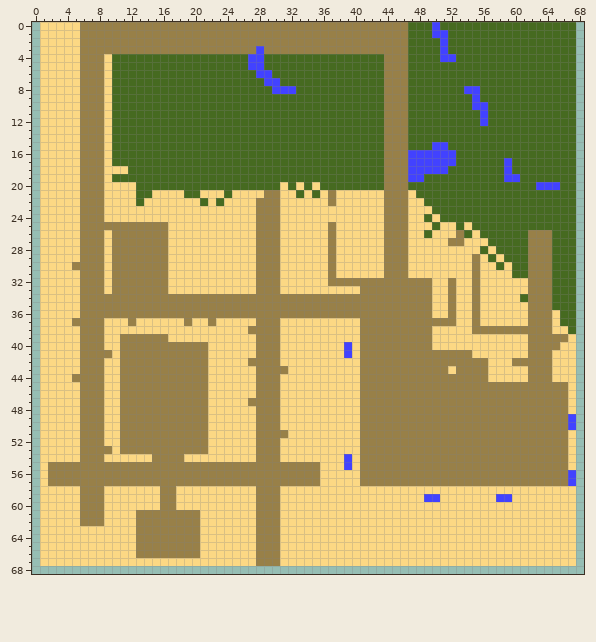
Sprite sheet -- configs/maps/lingor_small/lingor_small_ground.png. Above: the version before the commit.
The file is 69x69 pixels.
Now the later version:
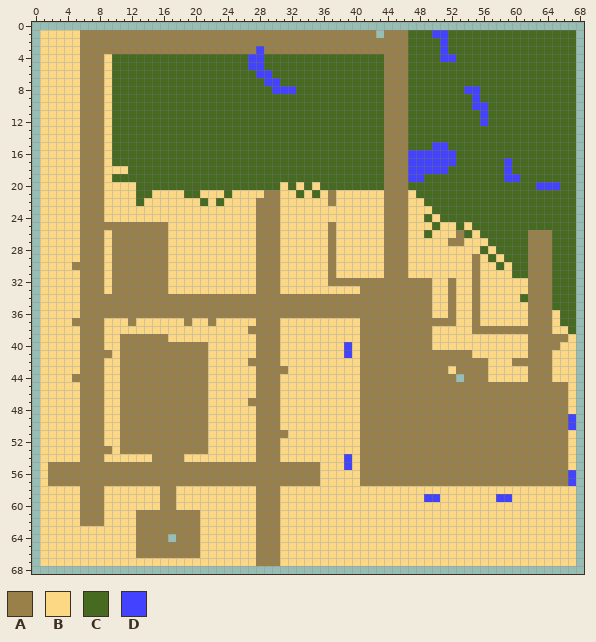
Palette (. is transparent): A #988048  B #fcd884  C #466a20  D #4242ff
The edit:
y 0: x 1..67 BBBBBAAAAAAAAAAAAAAAAAAAAAAAAAAAAAAAAAAAAAAAAACCCDCCCCCCCCCCCCCCCCC -> ...................................................................
y 1: x 43 A -> .
y 44: x 53 A -> .
y 64: x 17 A -> .
Boxes around the changes in both pictures, in picture pixels (x1, y1, x2, y2):
erased: (40, 22, 576, 38)
erased: (456, 374, 464, 382)
erased: (168, 534, 176, 542)
